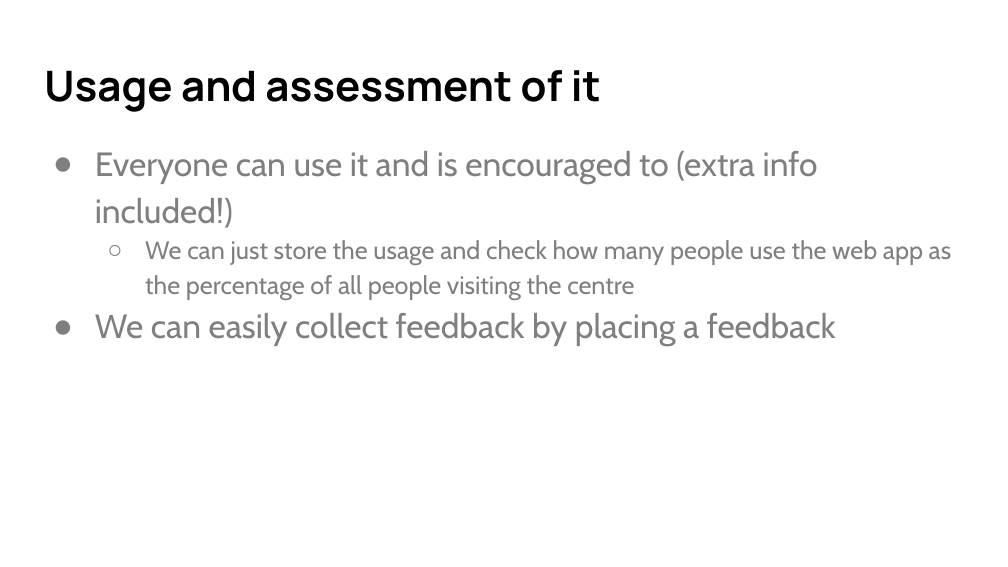
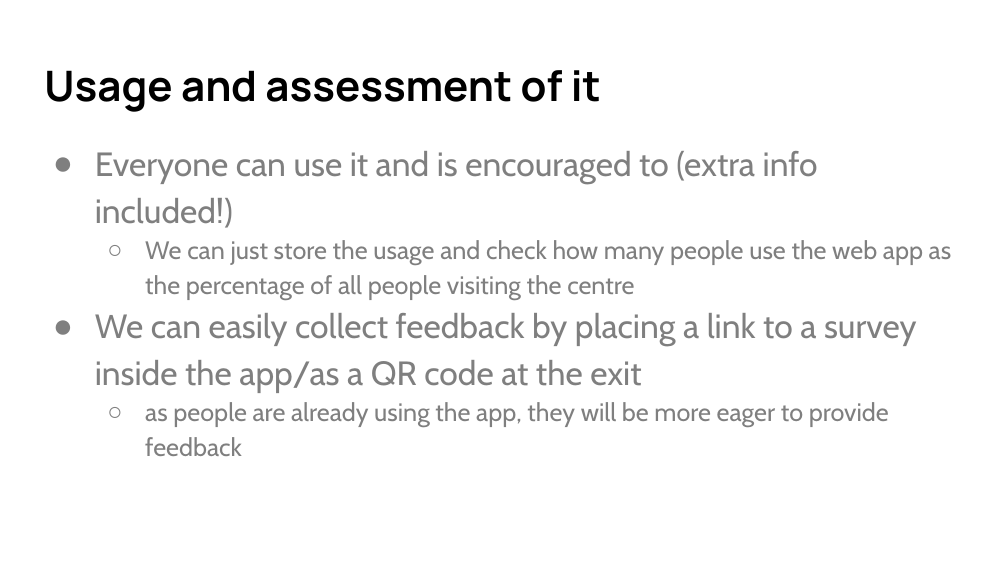
Before and after one commit to Glasgow19/team-5, a slide deck: slide 9 of presentation.pptx. Drawn at 1008x567 pixels with LibreOffice and Linux fonts; fonts in the diff are those of the drawing. Boxes give left, top, right and bottom in pixels: in the first picture for what was removed or moved away, otherwise in the second. Text is boxed around its words. In the diff, an @@ line names an element or a change of style, - is before the commit and + after.

```diff
--- a/presentation.pptx
+++ b/presentation.pptx
@@ text at (95, 313, 917, 456): text changed @@
-● We can easily collect feedback by placing a feedback
+● We can easily collect feedback by placing a link to a survey inside the app/as a QR code at the exit
+  ○ as people are already using the app, they will be more eager to provide feedback
```
Also in this commit, not shown: 3 other slides changed.
